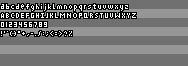
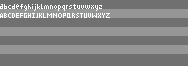
Layer changes from the first w=188, h=66 image to the second:
hid "smallBR" over 0, 3, 137, 37
showed "letters" over 0, 4, 110, 18
